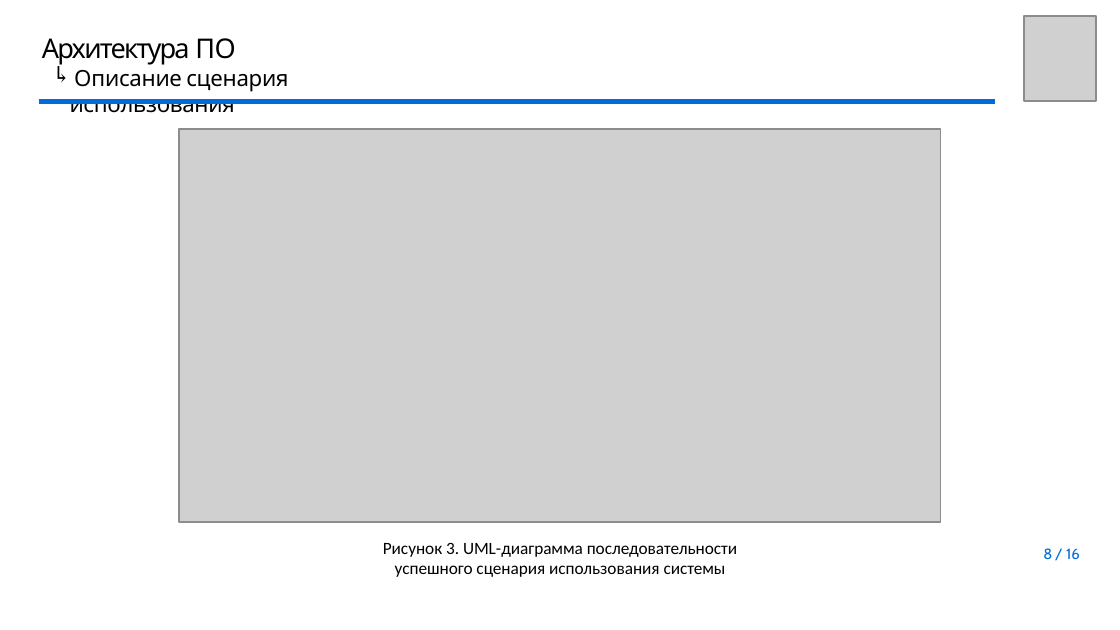
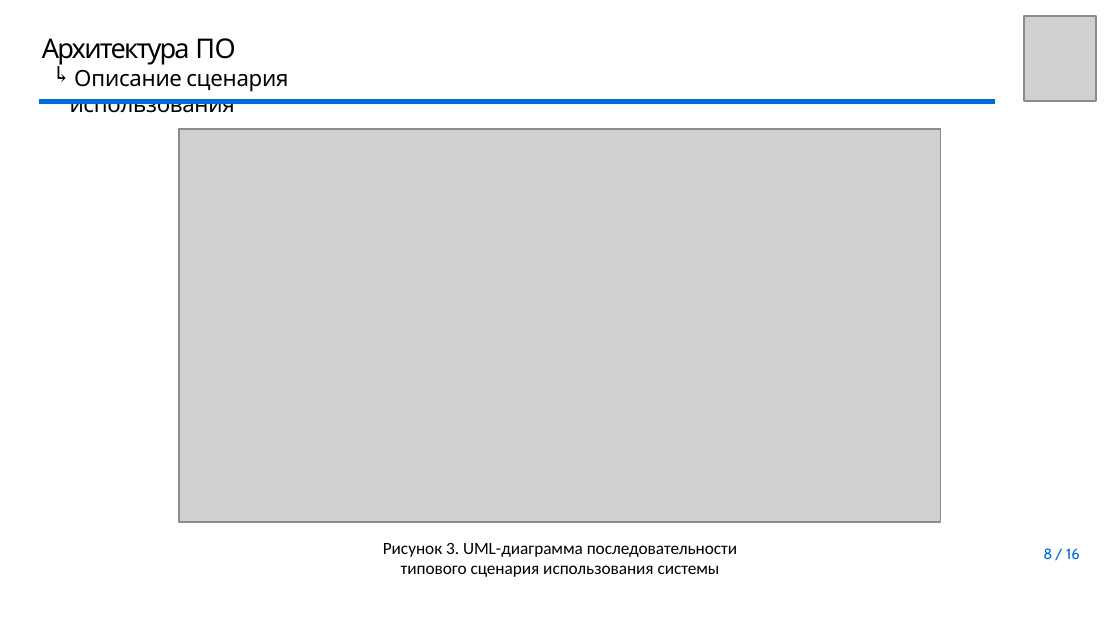
Before and after one commit to youngB0rrov/bmstu_doc, a slide deck: slide 8 of Master/Diploma/presentation/Презентация.pptx. Drawn at 1120x630 pixels with LibreOffice and Linux fonts; fonts in the diff are those of the drawing; grey boxes stand for pictures; background and template pictures are left out. Boxes give left, top, right and bottom in pixels: in the first picture for what was removed or moved away, otherwise in the second. Text is boxed around its words. In the diff, an @@ line names an element or a change of style, - is before the commit and + after.

```diff
--- a/Master/Diploma/presentation/Презентация.pptx
+++ b/Master/Diploma/presentation/Презентация.pptx
@@ text at [401,565,720,577]: text changed @@
-успешного сценария использования системы
+типового сценария использования системы
```
Also in this commit, not shown: 7 other slides changed, 1 other file.
